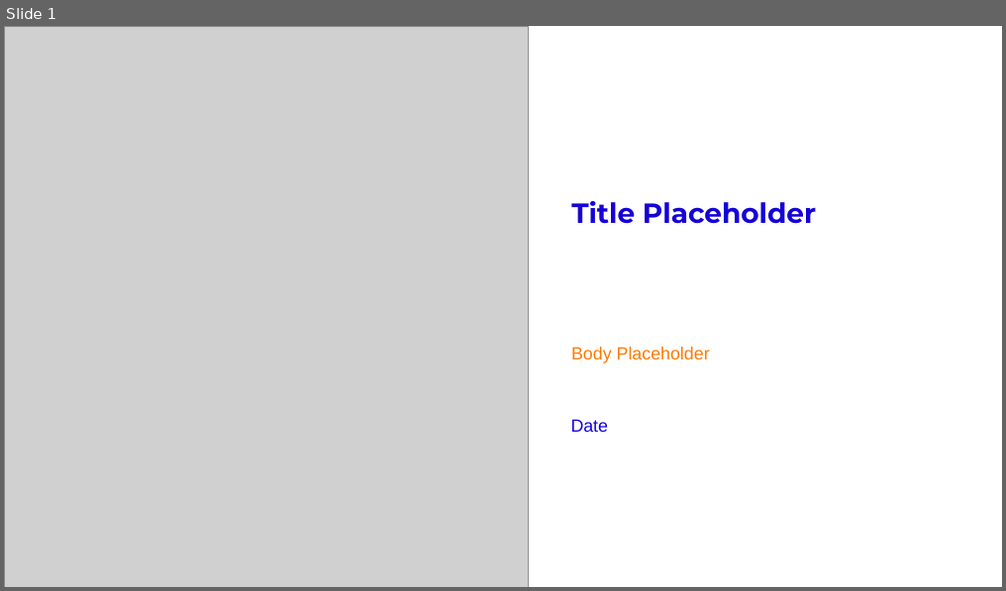
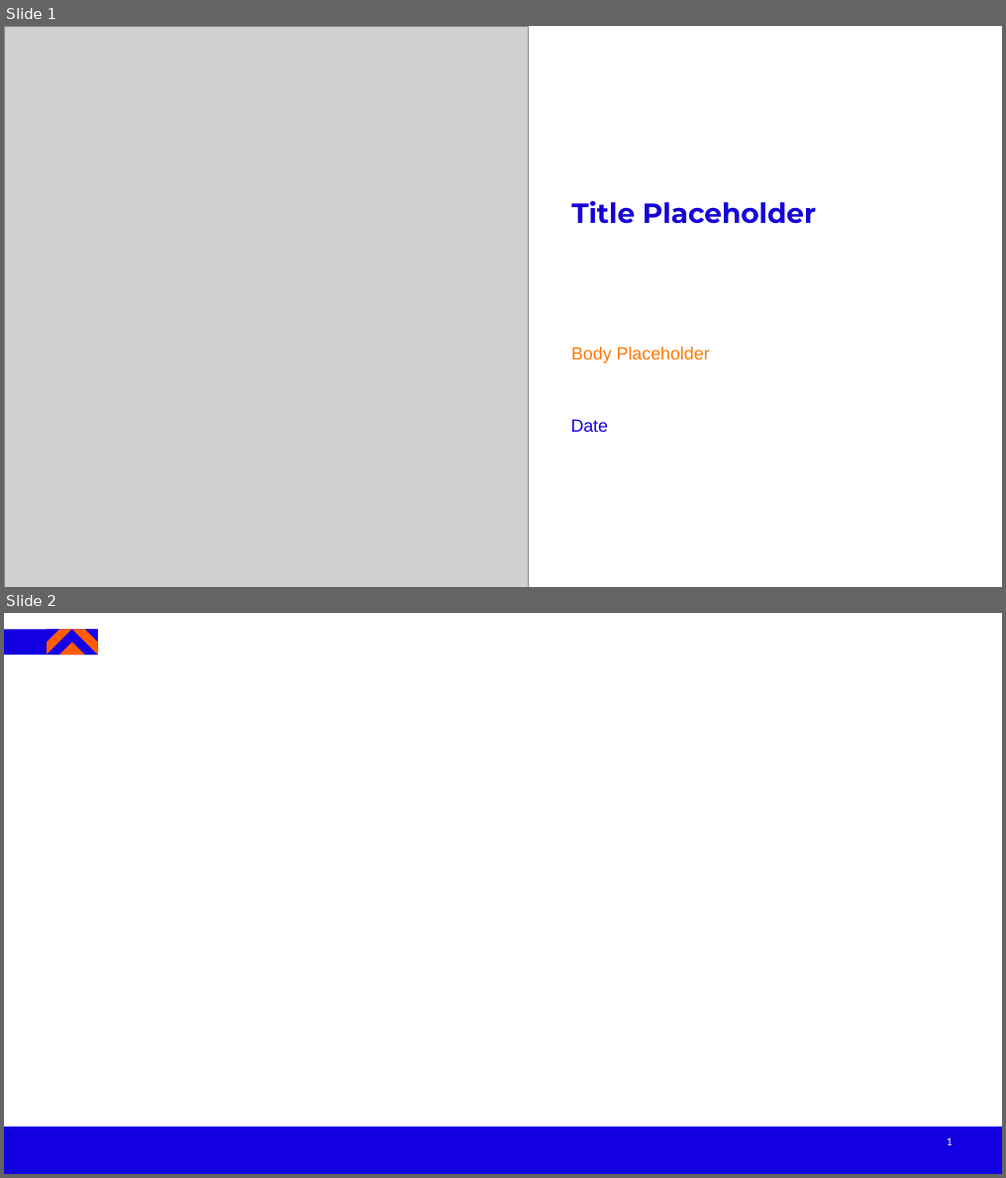
Before and after one commit to nurfarahfaiqah/ai-initiative-agent, a slide deck: template_exec_deck.pptx. Shown one above the other, each under a label of ours: slide 1 before the commit, slides 1 and 2 after it. The pictures are 1006x591 and 1006x1178 pixels, drawn with LibreOffice and Linux fonts; fonts in the diff are those of the drawing; grey boxes stand for pictures; background and template pictures are left out. Boxes give left, top, right and bottom in pixels: in the first picture for what was removed or moved away, otherwise in the second. Text is boxed around its words. In the diff, an @@ line names an element or a change of style, - is before the commit and + after.

```diff
--- a/template_exec_deck.pptx
+++ b/template_exec_deck.pptx
@@ slide 2 added at (x1=4, y1=613, x2=1002, y2=1174), background #FFFFFF @@
@@ group added at (x1=4, y1=630, x2=97, y2=655): 9 freeform shapes @@
@@ freeform shape added at (x1=4, y1=1127, x2=1002, y2=1174), fill #1300E2 @@
@@ page number added at (x1=946, y1=1138, x2=952, y2=1146), 18 pt, text #FFFFFF @@
+1
```
Also in this commit, not shown: 5 other slides added, 6 slides removed.
